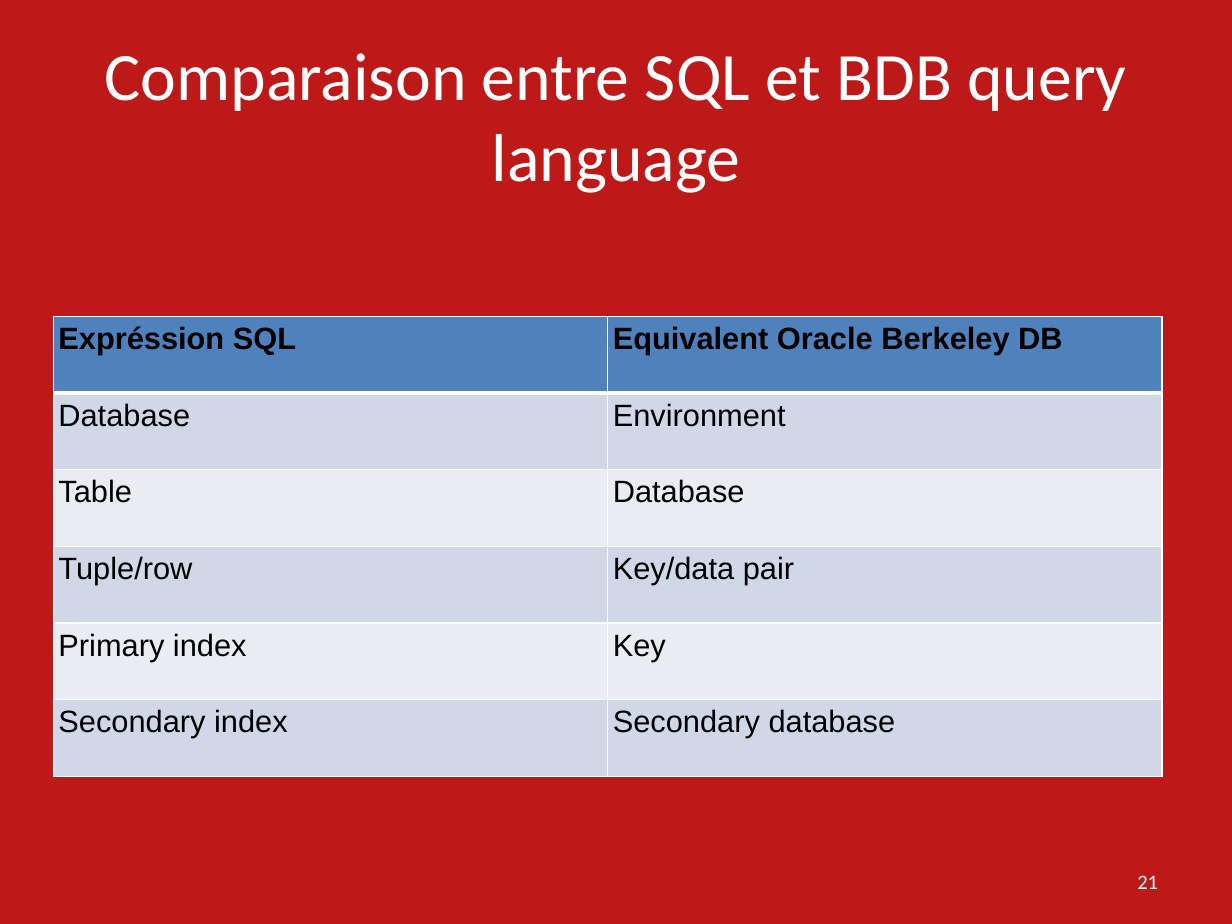
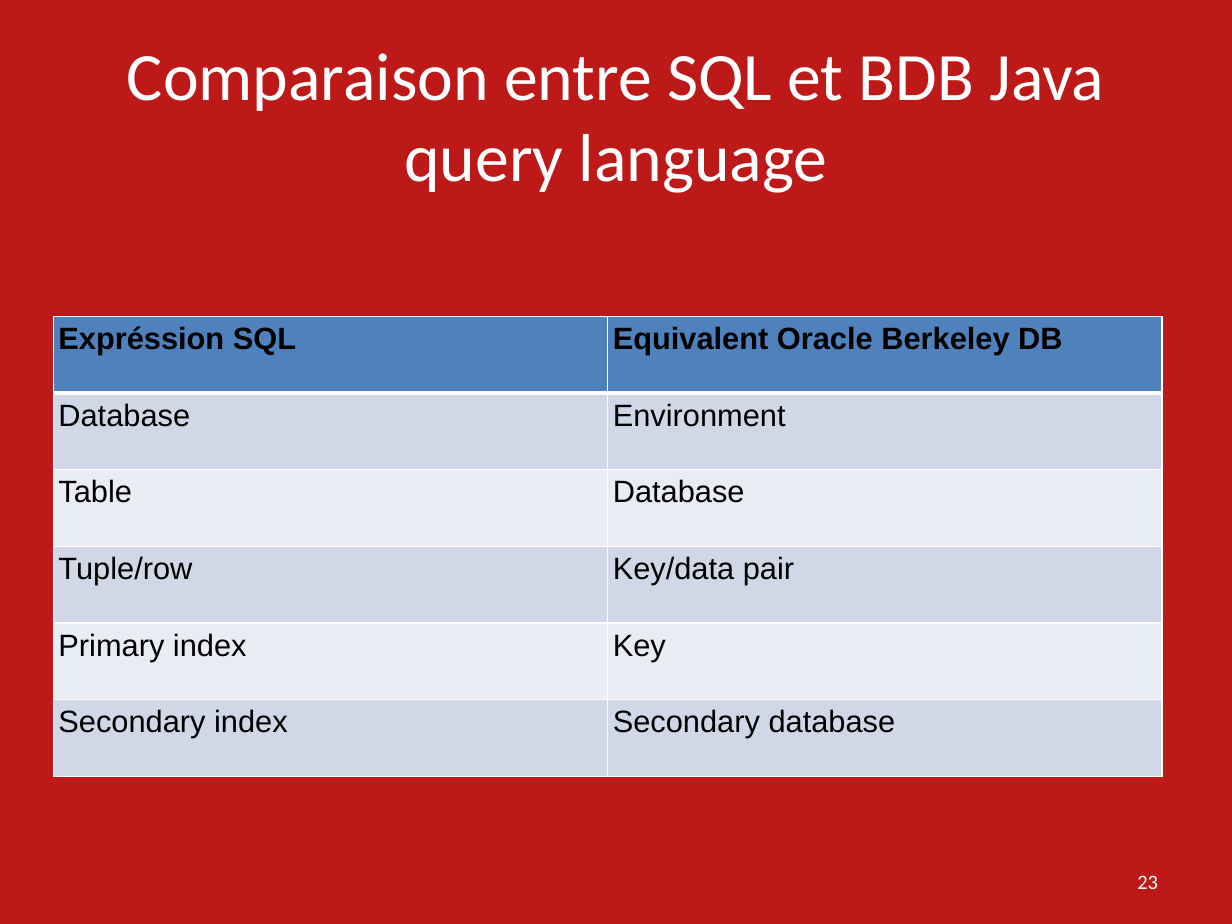
Before and after one commit to ebouhanna/SMB214-2016-Oracle-Berkeley-DB-JE, a slide deck: slide 23 of Presentation Oracle Berkeley DB SMB214.pptx (slide 21 before the commit). Drawn at 1232x924 pixels with LibreOffice and Linux fonts; fonts in the diff are those of the drawing. Boxes give left, top, right and bottom in pixels: in the first picture for what was removed or moved away, otherwise in the second. Text is boxed around its words. In the diff, an @@ line names an element or a change of style, - is before the commit and + after.

```diff
--- a/Presentation Oracle Berkeley DB SMB214.pptx
+++ b/Presentation Oracle Berkeley DB SMB214.pptx
@@ title at [127, 53, 1104, 193]: text changed @@
-Comparaison entre SQL et BDB query language
+Comparaison entre SQL et BDB Java query language
@@ page number at [1137, 875, 1158, 889]: text changed @@
-21
+23
```
Also in this commit, not shown: 5 slides added, 4 slides removed.
